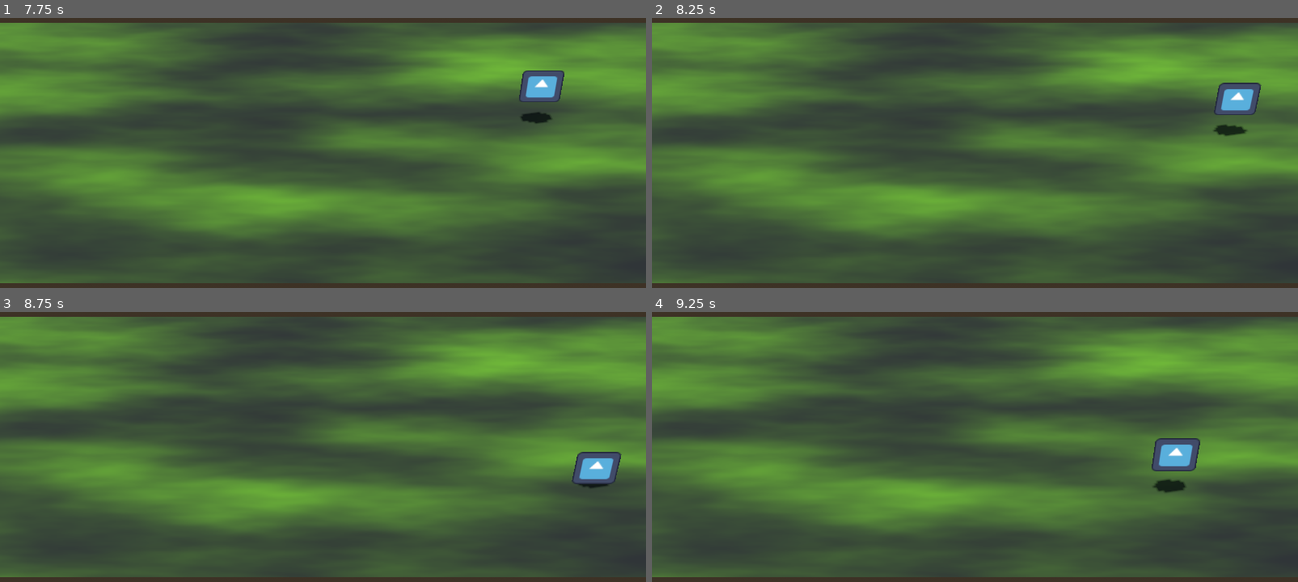
Above: before the commit, frames 1-4 (two rows, left to right).
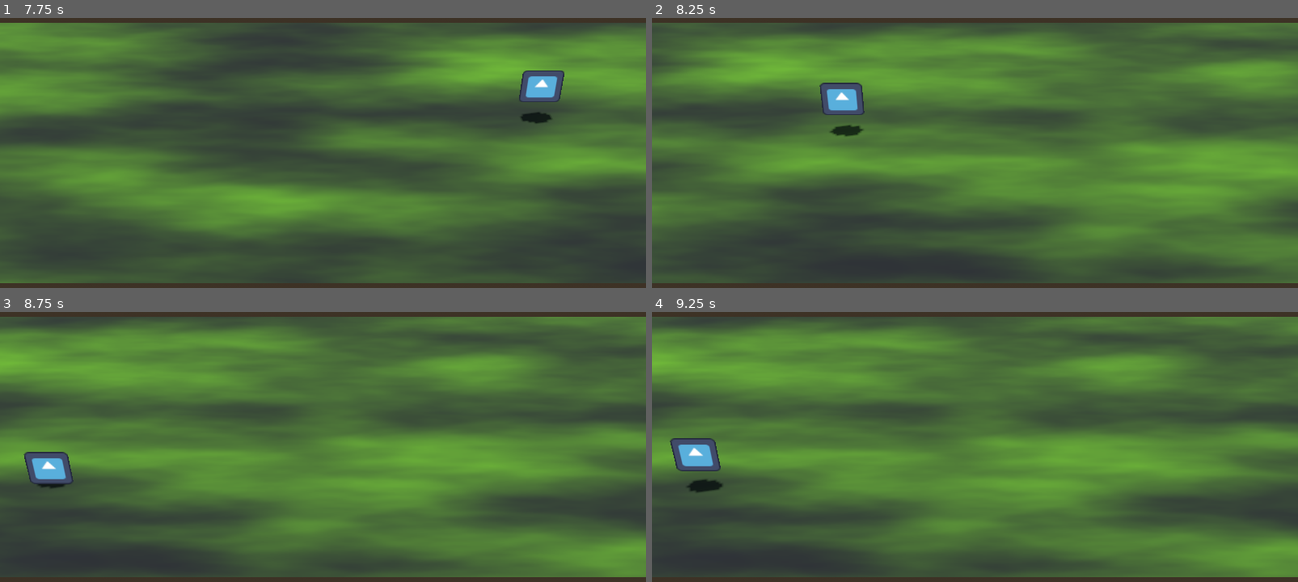
Above: after the commit, the same moments.

Repository: samthesoup/Com-419-Project
Game: Godot game, scene res://main.tscn
Two runs of this game, one before a commit and one after it. Both use one fixed random seed, a clock stepped at 60 frames per second and the inputs below. The engine's default icon, where the game draws it, is replaced by a stand-in: a white triangle on a blue panel in a dark square.
Inputs:
- Up to frame 1 (7.75 s): tap Enter at 0.5 s; hold Right (ui_right) 0.53-1.28 s; tap Z (in_jump) at 0.77, 1.52, 3.02, 3.77, 4.52, 6.02, 6.77, 7.52 s; hold Down (ui_down) 1.28-2.03 s; hold Right (ui_right) 2.03-2.78 s; hold Up (ui_up) 2.78-3.53 s; hold Left (ui_left) 3.53-5.03 s; hold Down (ui_down) 5.03-5.78 s; hold Right (ui_right) 5.78-6.53 s; hold Up (ui_up) 6.53-7.28 s; hold Right (ui_right) from 7.28 s (still down)
- Up to frame 2 (8.25 s): release Right (ui_right) at 8.03 s; hold Down (ui_down) from 8.03 s (still down)
- Up to frame 3 (8.75 s): keep holding Down (ui_down)
- Up to frame 4 (9.25 s): release Down (ui_down) at 8.78 s; hold Left (ui_left) from 8.78 s (still down); tap Z (in_jump) at 9.02 s

Frame 1 is identical in both runs. In frame 2, 53% of the frame differs, in the area x 0-100%, y 1-99%; in frame 3, 49%; in frame 4, 50%.

Commit message:
added player sprites, sound effects, and finished camera movement

Diff:
--- a/main.tscn
+++ b/main.tscn
@@ -45,6 +45,9 @@
 [sub_resource type="BoxShape3D" id="BoxShape3D_0xm2m"]
 size = Vector3(17.07, 1, 34.495)
 
+[sub_resource type="BoxShape3D" id="BoxShape3D_h2yge"]
+size = Vector3(1, 8.837036, 23.935)
+
 [node name="Main" type="Node3D" unique_id=1255020925]
 
 [node name="WorldEnvironment" type="WorldEnvironment" parent="." unique_id=1201533964]
@@ -65,7 +68,9 @@
 
 [node name="Player" type="CharacterBody3D" parent="." unique_id=1000664782]
 transform = Transform3D(1, 0, 0, 0, 0.99999994, -2.9802322e-08, 0, 2.9802322e-08, 0.99999994, -13.603105, 1.0000019, 1.9073486e-06)
+collision_layer = 3
 script = ExtResource("1_ig7tw")
+can_progress = true
 
 [node name="CollisionShape3D" type="CollisionShape3D" parent="Player" unique_id=1742752654]
 shape = SubResource("CapsuleShape3D_h2yge")
@@ -108,3 +113,13 @@
 
 [node name="CollisionShape3D" type="CollisionShape3D" parent="Player/Camera3D/BWall" unique_id=982227037]
 shape = SubResource("BoxShape3D_0xm2m")
+
+[node name="ProgressTrigger" type="Area3D" parent="Player/Camera3D" unique_id=2025209597]
+collision_layer = 0
+collision_mask = 2
+
+[node name="CollisionShape3D" type="CollisionShape3D" parent="Player/Camera3D/ProgressTrigger" unique_id=1981099834]
+transform = Transform3D(1, 0, 0, 0, 0.7615378, -0.6481198, 0, 0.6481198, 0.7615378, 9.081261, 4.858189, -34.538692)
+shape = SubResource("BoxShape3D_h2yge")
+
+[connection signal="body_entered" from="Player/Camera3D/ProgressTrigger" to="Player" method="_on_progress_trigger_body_entered"]
--- a/player.gd
+++ b/player.gd
@@ -1,14 +1,21 @@
 extends CharacterBody3D
 
 @onready var prog_wall: StaticBody3D = $Camera3D/ProgWall
+@onready var camera_3d: Camera3D = $Camera3D
 
 const SPEED = 5.0
 const JUMP_VELOCITY = 4.5
 
 @export var can_progress = false
 
+var cam_target : Vector3
+
+func _ready() -> void:
+	cam_target = camera_3d.position
+
 func _physics_process(delta: float) -> void:
 	process_movement(delta)
+	process_camera()
 	check_progress_wall()
 	move_and_slide()
 
@@ -37,3 +44,11 @@
 		prog_wall.set_collision_layer_value(1, false)
 	if !can_progress and prog_wall.get_collision_layer_value(1) == false:
 		prog_wall.set_collision_layer_value(1, true)
+
+func _on_progress_trigger_body_entered(body: Node3D) -> void:
+	cam_target.x += 8.495*2
+	print("progress")
+
+func process_camera():
+	if camera_3d.position != cam_target:
+		camera_3d.position = camera_3d.position.lerp(cam_target,0.1)
--- a/project.godot
+++ b/project.godot
@@ -41,6 +41,7 @@
 [layer_names]
 
 3d_physics/layer_1="Solid"
+3d_physics/layer_2="Player"
 
 [physics]
 
Binary file added: Graphics/Earth_Brawler_spr.png
Not shown, added: Graphics/Earth_Brawler_spr.png.import
Binary file added: Graphics/Fire_Brawler_spr.png
Not shown, added: Graphics/Fire_Brawler_spr.png.import
Not shown, added: Sounds/ArrowShot.ogg.import
Not shown, added: Sounds/BossDeath.ogg.import
Not shown, added: Sounds/Burn.ogg.import
Not shown, added: Sounds/GameOver (1).ogg.import
Not shown, added: Sounds/Goop.ogg.import
Not shown, added: Sounds/Hit11.ogg.import
Not shown, added: Sounds/Jump.ogg.import
Not shown, added: Sounds/KingLaugh.ogg.import
(and 18 more such lines)
